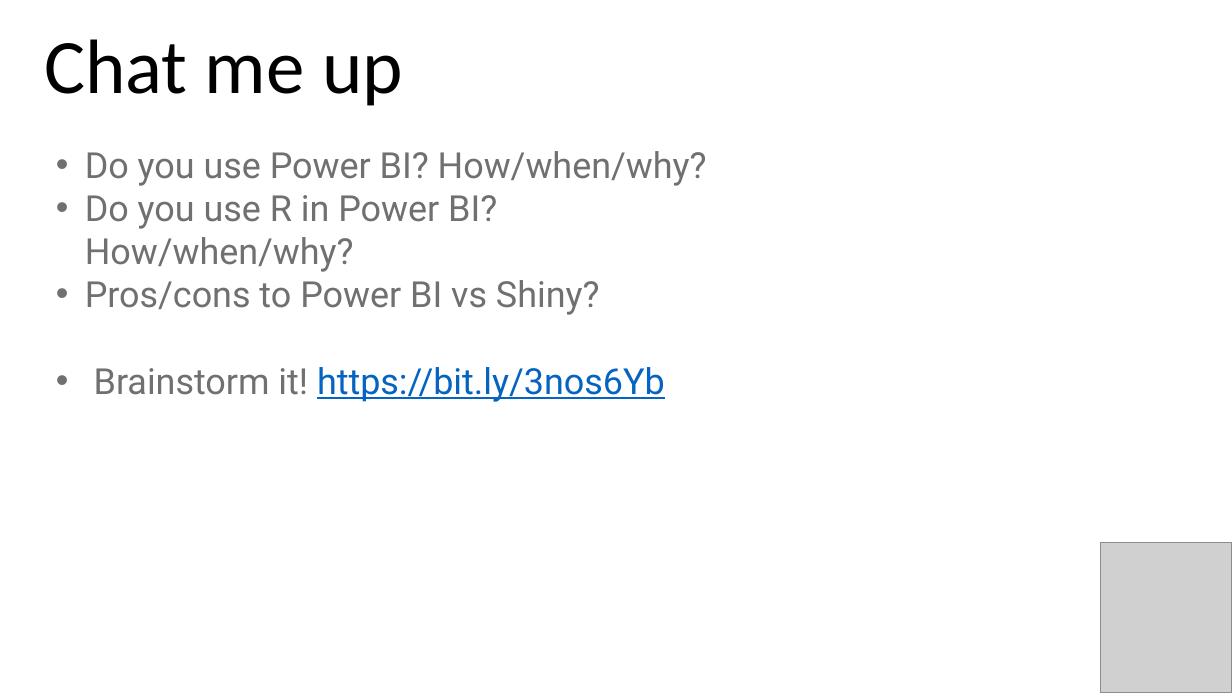
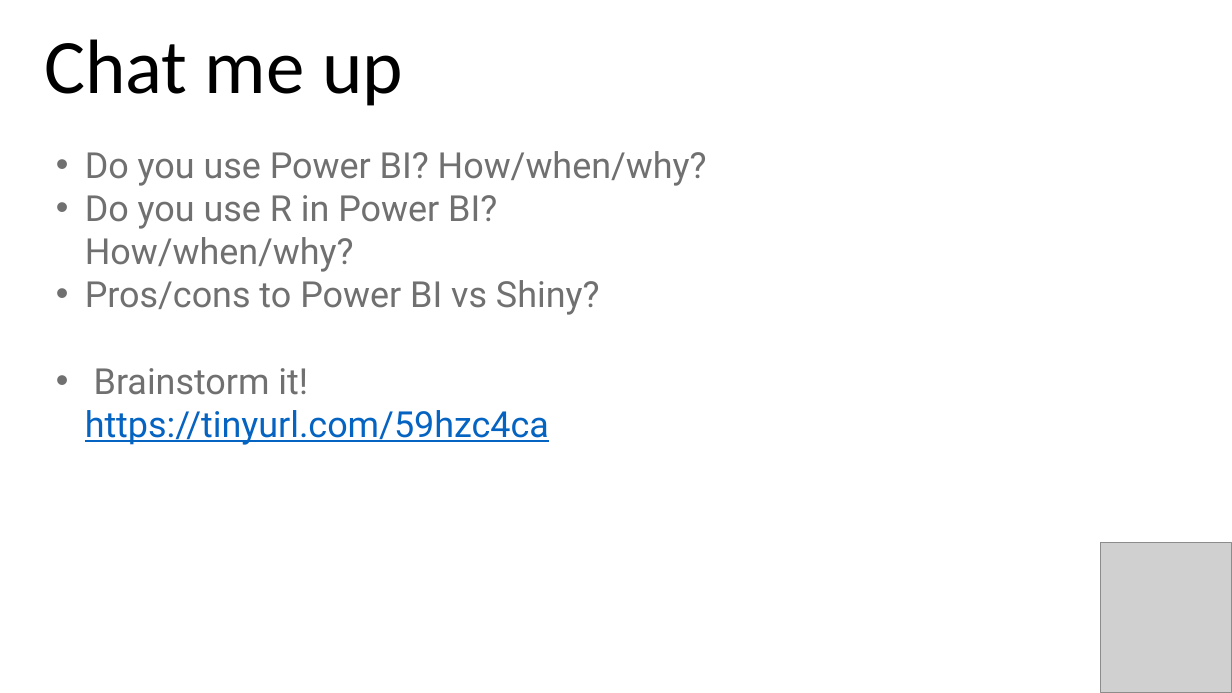
Before and after one commit to stringfestdata/satrday-r-power-bi, a slide deck: slide 4 of satrday-r-power-bi.pptx (slide 3 before the commit). Drawn at 1232x693 pixels with LibreOffice and Linux fonts; fonts in the diff are those of the drawing; grey boxes stand for pictures. Boxes give left, top, right and bottom in pixels: in the first picture for what was removed or moved away, otherwise in the second. Text is boxed around its words. In the diff, an @@ line names an element or a change of style, - is before the commit and + after.

```diff
--- a/satrday-r-power-bi.pptx
+++ b/satrday-r-power-bi.pptx
@@ text at (x1=85, y1=368, x2=549, y2=445): text changed @@
-• Brainstorm it! https://bit.ly/3nos6Yb
+• Brainstorm it! https://tinyurl.com/59hzc4ca
```
Also in this commit, not shown: 3 other slides changed, 1 slide added, 5 other files.
